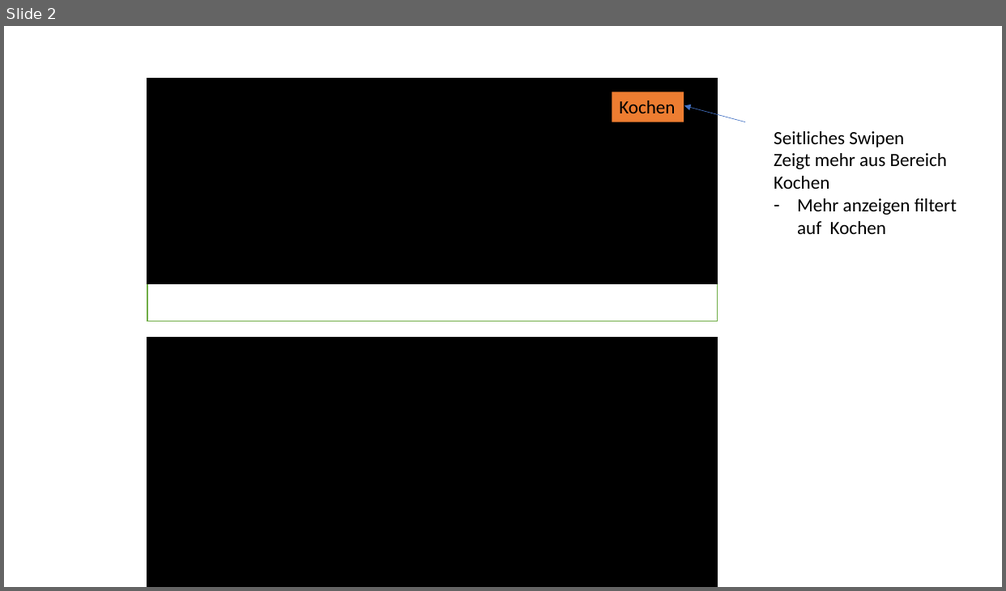
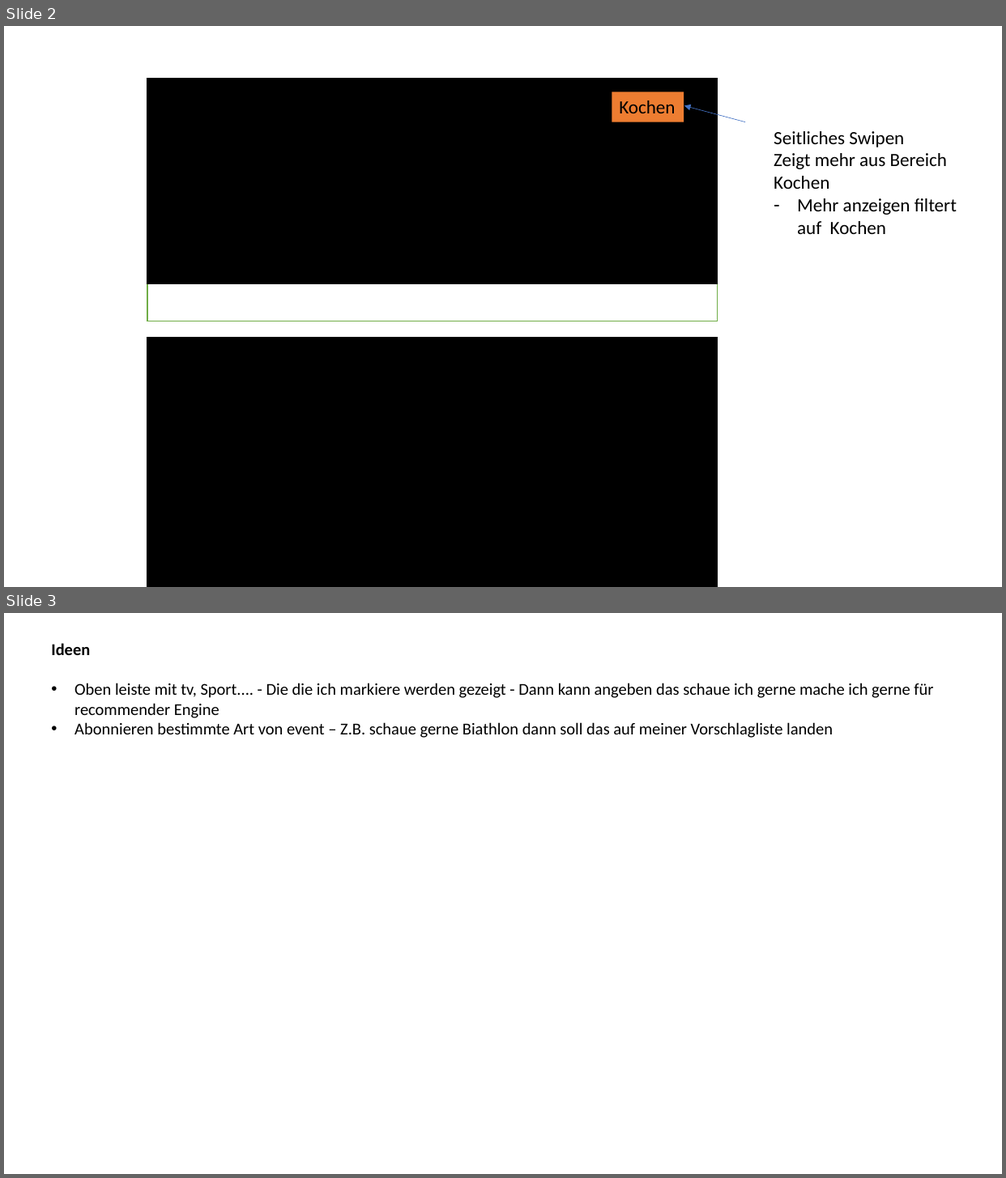
Before and after one commit to arturmrowca/sarvo-next, a slide deck: activity_database/1_concept/Product.pptx. Shown one above the other, each under a label of ours: slide 2 before the commit, slides 2 and 3 after it. The pictures are 1006x591 and 1006x1178 pixels, drawn with LibreOffice and Linux fonts; fonts in the diff are those of the drawing. Boxes give left, top, right and bottom in pixels: in the first picture for what was removed or moved away, otherwise in the second. Text is boxed around its words. In the diff, an @@ line names an element or a change of style, - is before the commit and + after.

```diff
--- a/activity_database/1_concept/Product.pptx
+++ b/activity_database/1_concept/Product.pptx
@@ slide 3 added at (4, 613, 1002, 1174), background #FFFFFF @@
@@ text added at (51, 643, 933, 738), 16 pt, text #000000 @@
+Ideen
+• Oben leiste mit tv, Sport.... - Die die ich markiere werden gezeigt - Dann kann angeben das schaue ich gerne mache ich gerne für recommender Engine
+• Abonnieren bestimmte Art von event – Z.B. schaue gerne Biathlon dann soll das auf meiner Vorschlagliste landen
```
Also in this commit, not shown: 10 other files.
